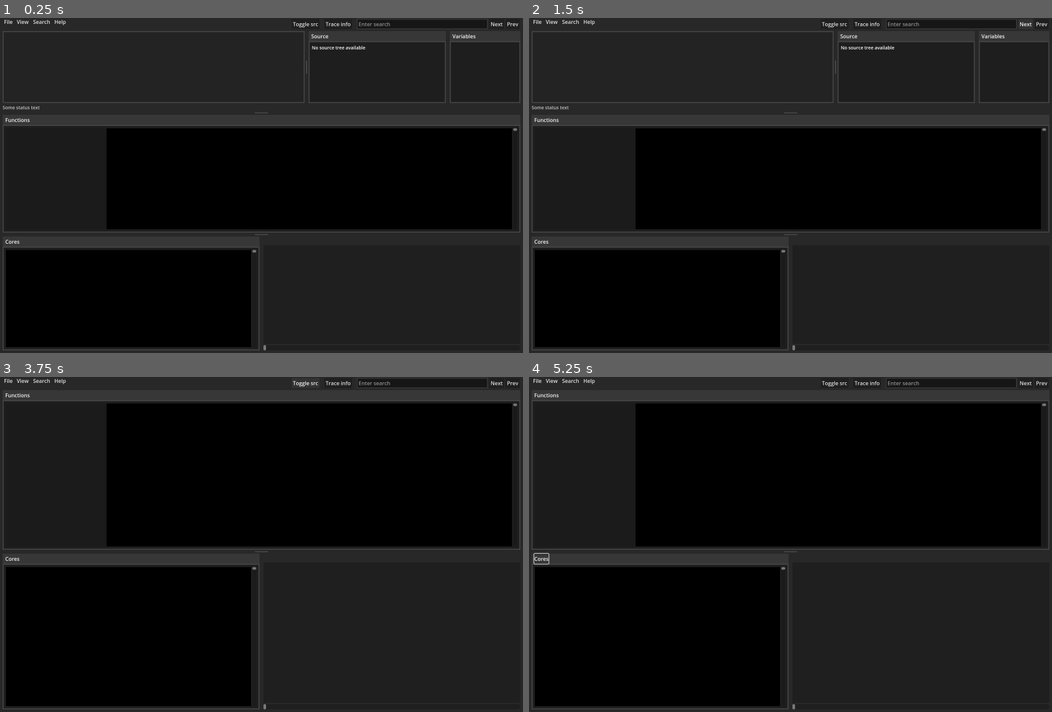
Above: before the commit, frames 1-4 (two rows, left to right).
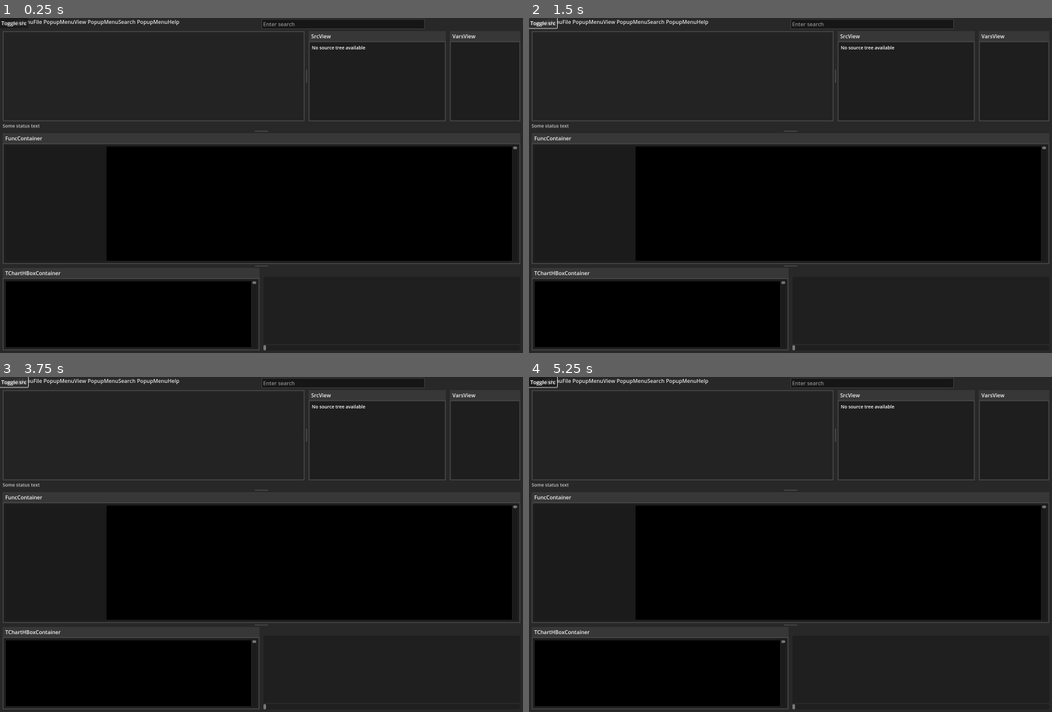
Above: after the commit, the same moments.

Repository: PatrikAAberg/dmce-gui
Game: Godot game, scene res://TraceGUI.tscn
Two runs of this game, one before a commit and one after it. Both use one fixed random seed, a clock stepped at 60 frames per second and the inputs below.
Inputs (mouse positions are in pixels of both pictures, inside the frame that each line leads up to):
- Up to frame 1 (0.25 s): no input
- Up to frame 2 (1.5 s): click "Next" at 0.5 s; click "Next" at 1.25 s
- Up to frame 3 (3.75 s): click "Prev" at 2 s; click "Trace info" at 2.75 s; click "Toggle src" at 3.5 s
- Up to frame 4 (5.25 s): tap Enter at 4.25 s; move the mouse to (905, 527) at 4.27 s; hold Up 4.28-5 s; hold Ctrl 4.28-5 s; click (905, 527) at 4.42 s; tap Space at 4.52, 5 s; drag from (685, 561) to (764, 611) at 5.02 s

The runs differ from the first frame. In frame 1, 17% of the frame differs, in the area x 0-100%, y 0-80%; in frame 2, 17%; in frame 3, 45%; in frame 4, 44%.
Error before the commit: Invalid access of index '0' on a base object of type: 'Array'. (res://TraceGUI.gd:516)
Error after the commit: Parse Error: Identifier "MovieContainer" not declared in the current scope. (res://TraceGUI.gd:998)

Commit message:
trace: menu items checkable

Diff:
--- a/dmcetraceGUI/TraceGUI.gd
+++ b/dmcetraceGUI/TraceGUI.gd
@@ -485,8 +485,8 @@
 		# dev state, uncomment for release:
 		if len(OS.get_cmdline_args()) == 2 and OS.get_cmdline_args()[1] == "--dev":
 			print("dmce-wgui: development mode")
-			LoadTrace('/home/pat/agtrace/dmce-trace-ag.7649.zip', "bundle")
-			_show_all_cores(0)
+#			LoadTrace('/home/pat/agtrace/dmce-trace-ag.7649.zip', "bundle")
+#			_show_all_cores(0)
 
 	TChartTab.set_tab_title(0, "Cores")
 	FTab.set_tab_title(0, "Functions")
@@ -994,21 +994,33 @@
 		ShowFullPath = true
 	PopulateViews(TRACE)
 
+func _toggle_show_histogram():
+	if MovieContainer.visible == true:
+		MovieContainer.visible = false
+	else:
+		MovieContainer.visible = true
+
 func _menu_view_pressed(id):
+	if len(Trace) == 0:
+		return
 	if id == 0:
 		_show_all_cores(TActive)
 	elif id == 1:
 		_hide_all_cores(TActive)
 	elif id == 2:
 		ToggleShowCoreChartGrid()
+		MenuView.set_item_checked( 2, not MenuView.is_item_checked(2))
 	elif id == 3:
-		_toggle_show_ruler()
+		_toggle_show_histogram()
+		MenuView.set_item_checked( 3, not MenuView.is_item_checked(3))
 	elif id == 4:
 		_trace_info_button_pressed()
 	elif id == 5:
 		_toggle_show_original_src_path()
 
 func _menu_search_pressed(id):
+	if len(Trace) == 0:
+		return
 	if id == 0:
 		print("Find!")
 	elif id == 1:
